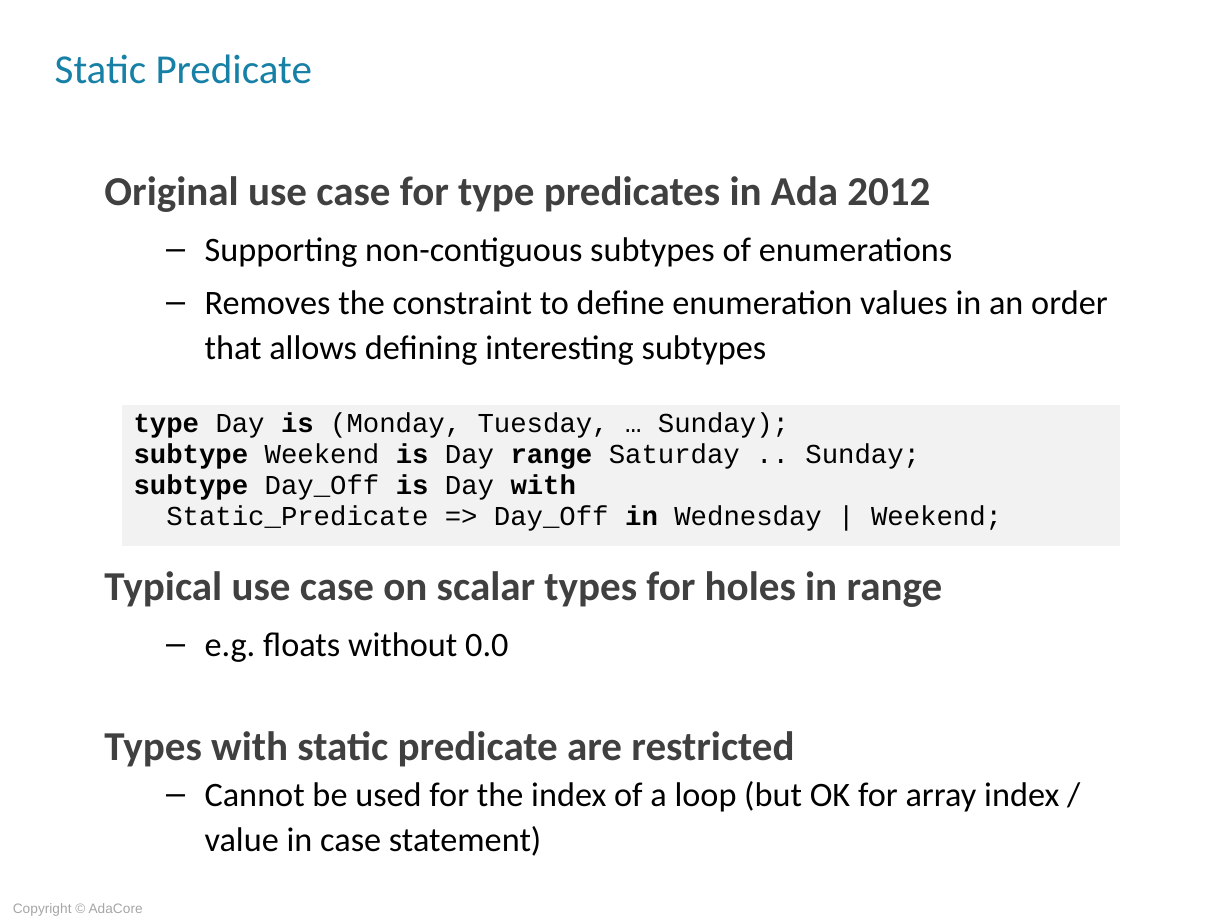
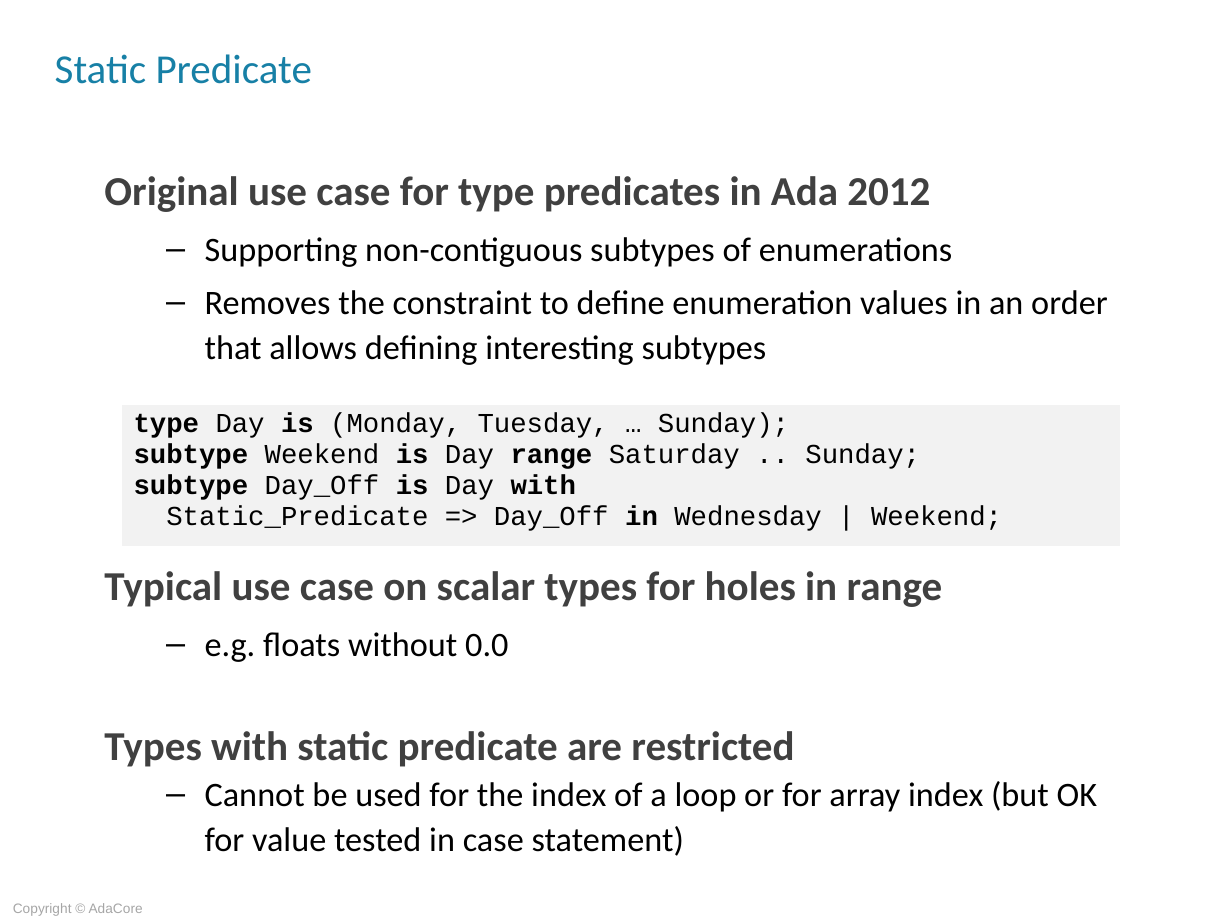
Before and after one commit to AdaCoreU/Courses, a slide deck: slide 3 of lectures/06_SPARK_2014/Type_Contracts.ppt. Drawn at 1232x924 pixels with LibreOffice and Linux fonts; fonts in the diff are those of the drawing; background and template pictures are left out. Boxes give left, top, right and bottom in pixels: in the first picture for what was removed or moved away, otherwise in the second. Text is boxed around its words. In the diff, an @@ line names an element or a change of style, - is before the commit and + after.

```diff
--- a/lectures/06_SPARK_2014/Type_Contracts.ppt
+++ b/lectures/06_SPARK_2014/Type_Contracts.ppt
@@ text at (205,781,1097,856): text changed @@
-  – Cannot be used for the index of a loop (but OK for array index / value in case statement)
+  – Cannot be used for the index of a loop or for array index (but OK for value tested in case statement)
```
Also in this commit, not shown: 3 other slides changed, 3 other files.
